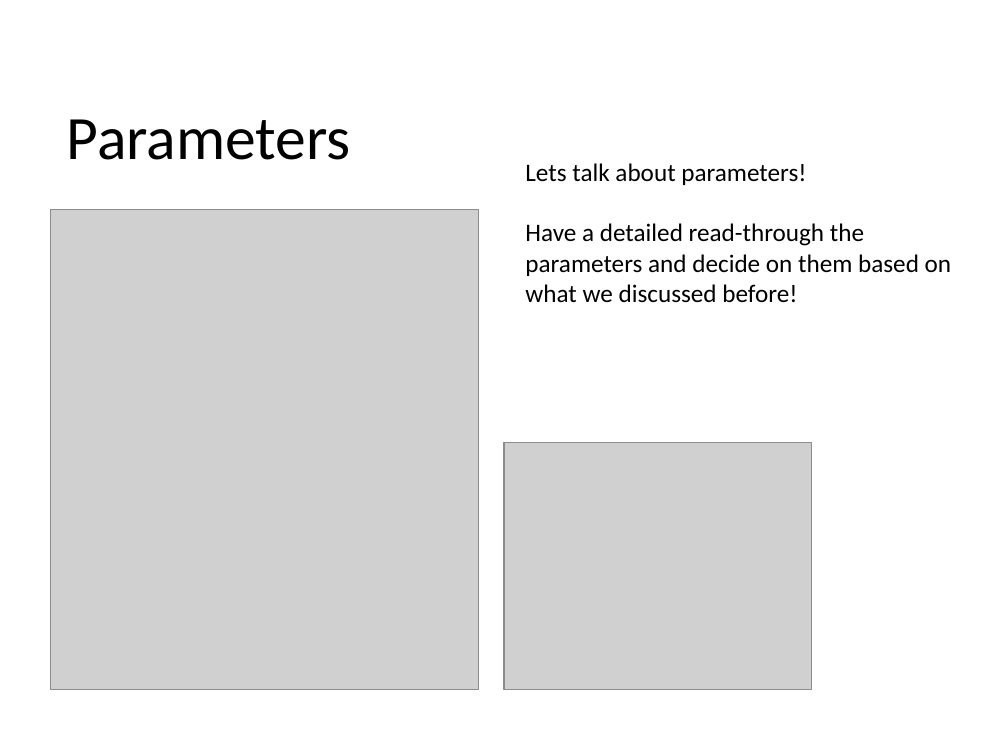
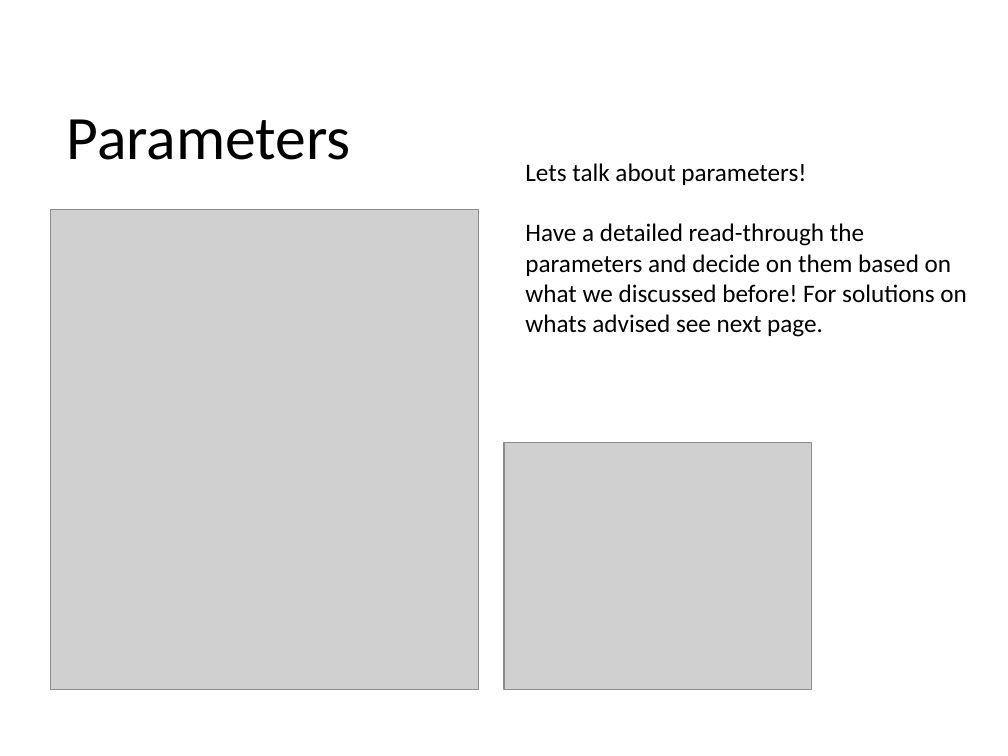
Before and after one commit to zajacn/metagenomics_course_FGCZ, a slide deck: slide 5 of QIIME2.pptx (slide 4 before the commit). Drawn at 1008x756 pixels with LibreOffice and Linux fonts; fonts in the diff are those of the drawing; grey boxes stand for pictures; background and template pictures are left out. Boxes give left, top, right and bottom in pixels: in the first picture for what was removed or moved away, otherwise in the second. Text is boxed around its words. In the diff, an @@ line names an element or a change of style, - is before the commit and + after.

```diff
--- a/QIIME2.pptx
+++ b/QIIME2.pptx
@@ text at box(525, 223, 967, 337): text changed @@
-Have a detailed read-through the parameters and decide on them based on what we discussed before!
+Have a detailed read-through the parameters and decide on them based on what we discussed before! For solutions on whats advised see next page.
```
Also in this commit, not shown: 1 other slide changed, 2 slides added, 3 other files.
